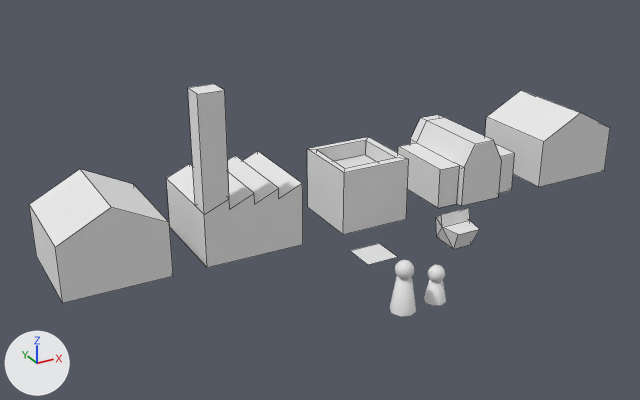
The Blender file asset-sources/house.blend, before and after one commit.
Before and after are seen from a 50 mm lens placed at (-12.79, -20.66, 11.63), pointed at (-1.59, -0.29, 1.45). The lights are fixed; the arrows at lower left show +X, +Y and +Z. Mesh edges are drawn as thin lines on the coarser meshes.

Names of what the first picture shows: 'Adult', 'Child', 'Cube', 'Dirt', 'Home', 'Home.001', 'School', 'Terror', 'Work'.
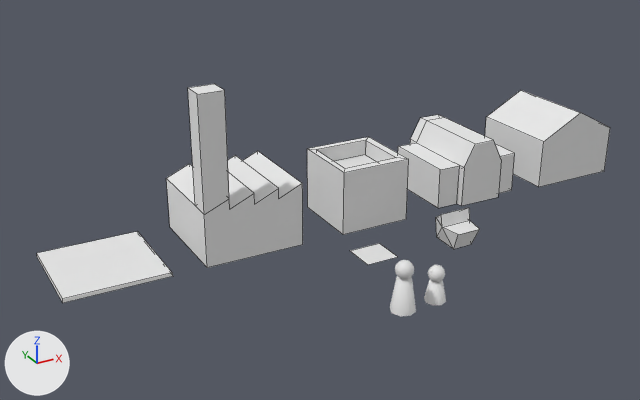
Boxes (x1, y1, x2, y2) around the edits, measured in the pictures (640 x 400 px):
'Home.001', deleted
    before: (29, 169, 173, 303)
'Vacant', added
    after: (37, 231, 173, 303)

Edits to the bpy script that builds the scene:
```text
Add me_cube_006_1:
    me_cube_006_1.from_pydata([(2.0, 3.0, 0.0), (2.0, 0.0, 0.0), (-1.0, 0.0, 0.0), (-1.0, 3.0, 0.0), (1.98, 2.98, 0.11), (1.98, 0.02, 0.11), (-0.98, 0.02, 0.11), (-0.98, 2.98, 0.11)], [], [(4, 7, 6, 5), (0, 4, 5, 1), (2, 1, 5, 6), (2, 6, 7, 3)])
    me_cube_006_1.materials.append(mat_material)  # white #e7e7e7
Remove ob_home_001:
    ob_home_001 = bpy.data.objects.new('Home.001', me_cube_006)
    ob_home_001.location = (-8.0, 0.0, 0.0)
Add ob_vacant:
    ob_vacant = bpy.data.objects.new('Vacant', me_cube_006_1)
    ob_vacant.location = (-8.0, 0.0, 0.0)
```
